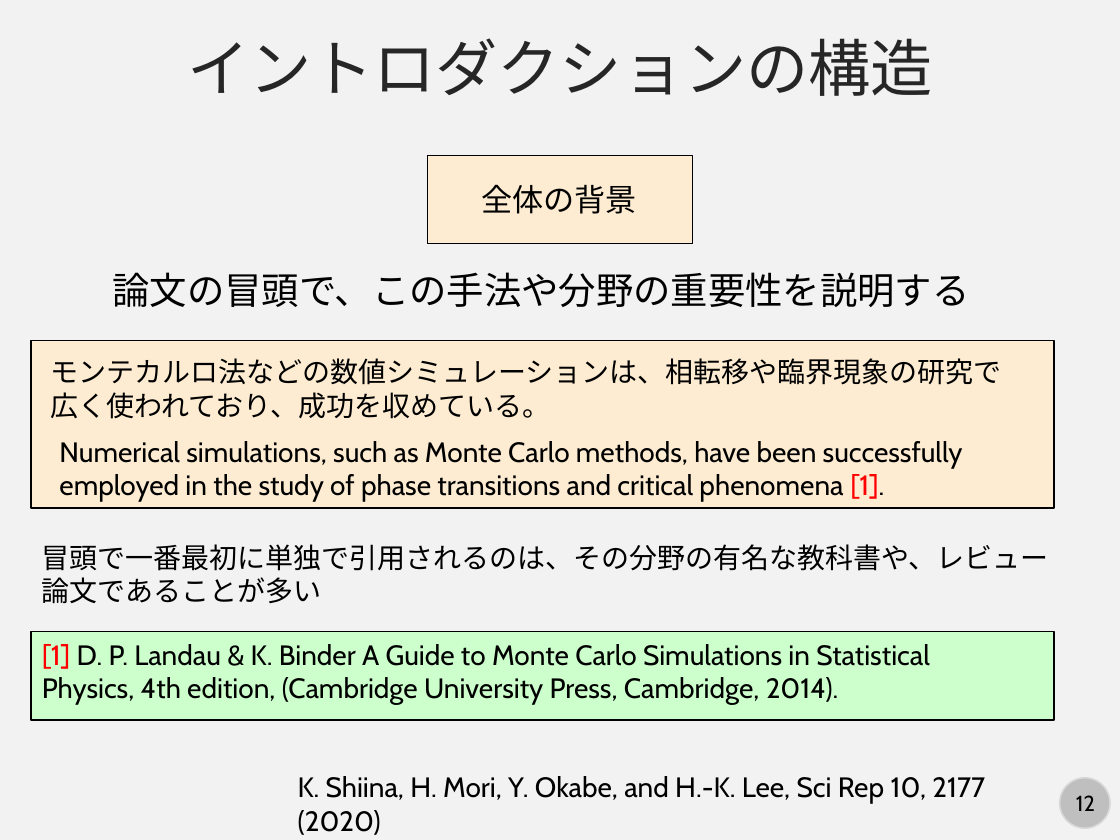
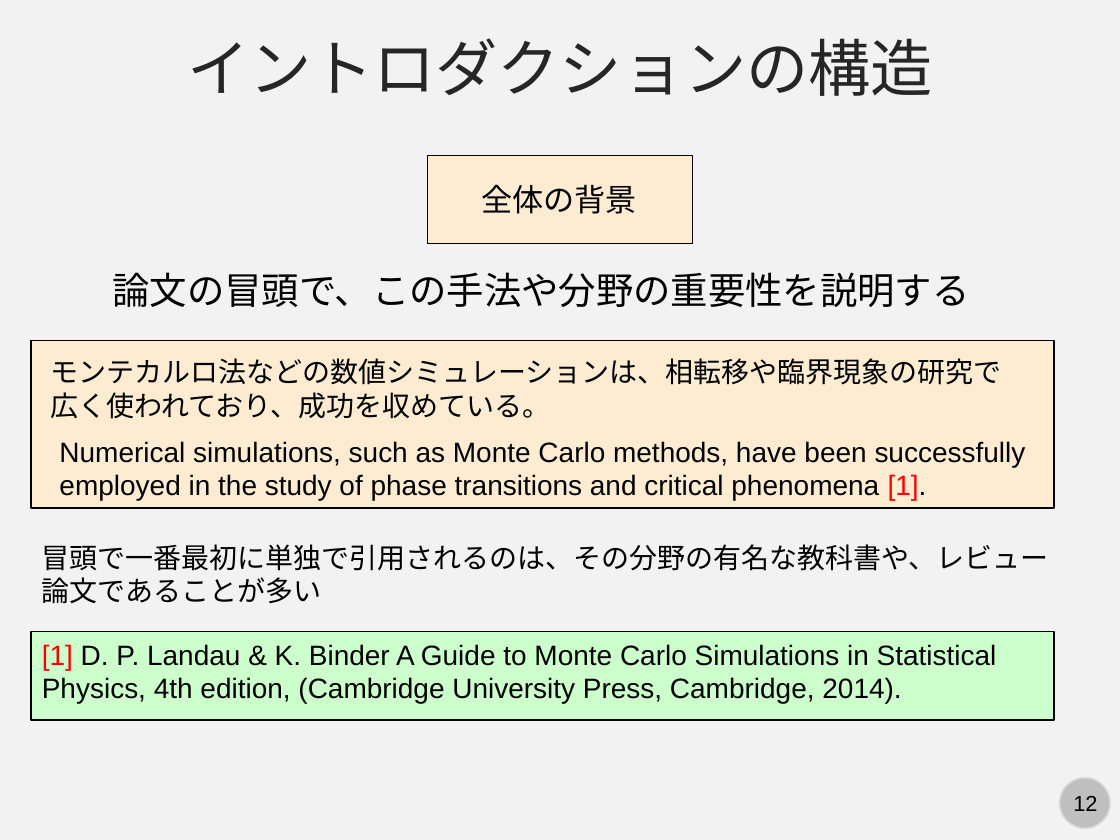
Before and after one commit to kaityo256/lab_startup, a slide deck: slide 12 of howtoreview/howtosurvey.pptx. Drawn at 1120x840 pixels with LibreOffice and Linux fonts; fonts in the diff are those of the drawing. Boxes give left, top, right and bottom in pixels: in the first picture for what was removed or moved away, otherwise in the second. Text is boxed around its words. In the diff, an @@ line names an element or a change of style, - is before the commit and + after.

```diff
--- a/howtoreview/howtosurvey.pptx
+++ b/howtoreview/howtosurvey.pptx
@@ text removed at (298, 776, 985, 803) @@
-K. Shiina, H. Mori, Y. Okabe, and H.-K. Lee, Sci Rep 10, 2177 (2020)
@@ font Cabin to Arial in 3 elements at (59, 441, 1026, 501), (42, 644, 997, 703), (1073, 796, 1097, 811) @@
```
Also in this commit, not shown: 16 other slides changed, 4 other files.
